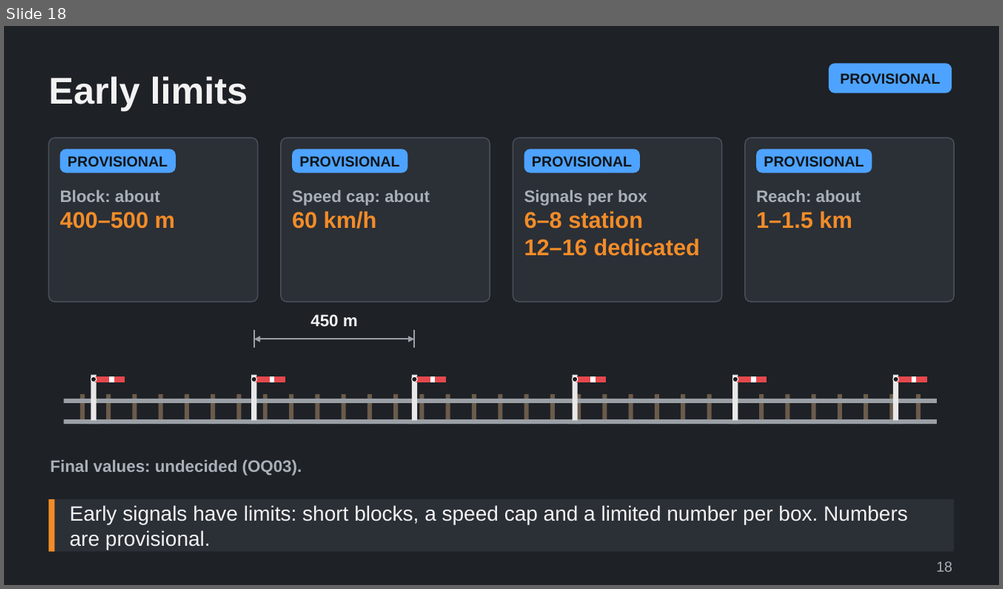
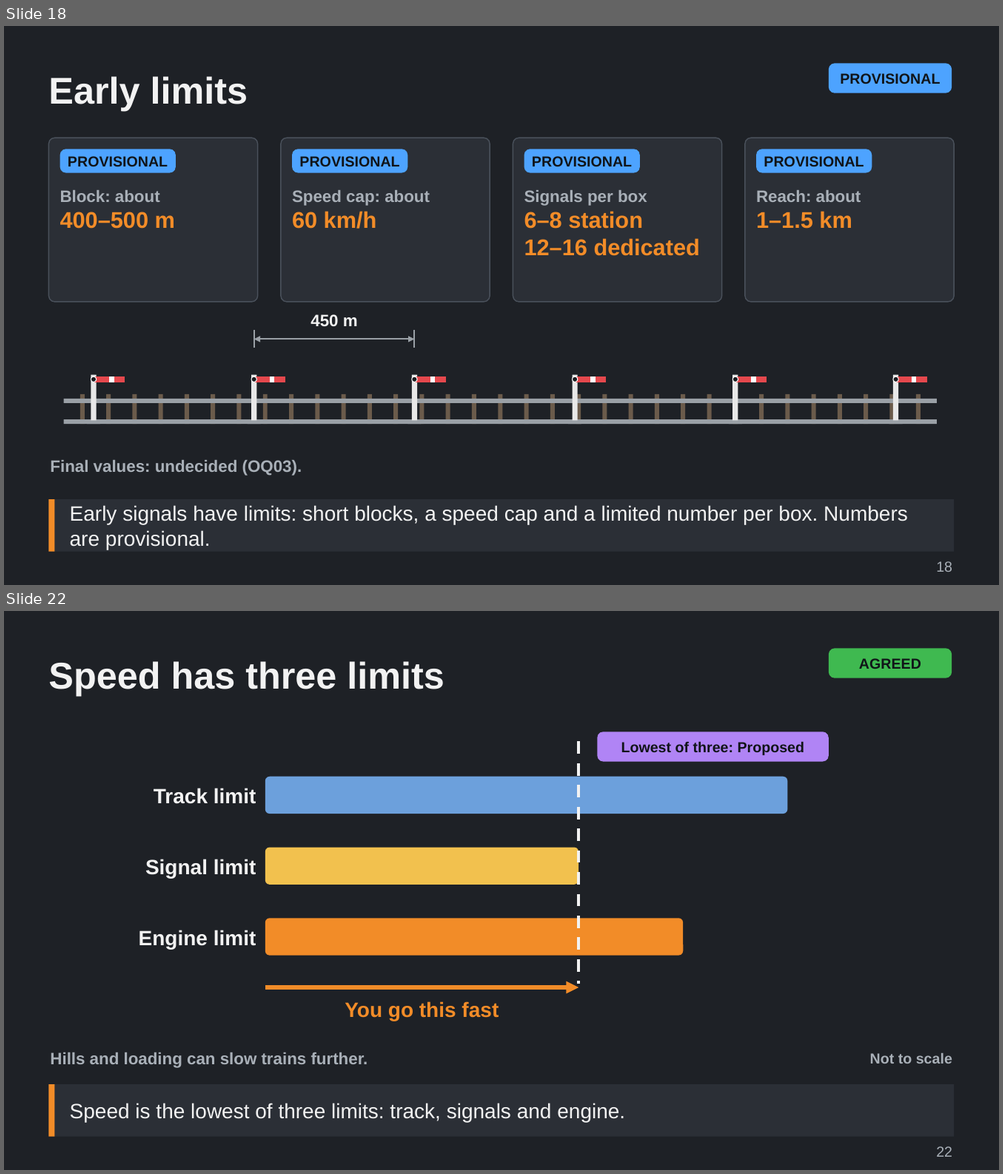
Before and after one commit to Tarenkookoo/Satisfactory---Early-Locomotion, a slide deck: Reporting/Claude Presents/Deck2_Signals/Signals_and_Signal_Boxes_Explained.pptx. Shown one above the other, each under a label of ours: slide 18 before the commit, slides 18 and 22 after it; the slides between them are not shown. The pictures are 1003x589 and 1003x1174 pixels, drawn with LibreOffice and Linux fonts; fonts in the diff are those of the drawing. Boxes give left, top, right and bottom in pixels: in the first picture for what was removed or moved away, otherwise in the second. Text is boxed around its words. In the diff, an @@ line names an element or a change of style, - is before the commit and + after.

```diff
--- a/Reporting/Claude Presents/Deck2_Signals/Signals_and_Signal_Boxes_Explained.pptx
+++ b/Reporting/Claude Presents/Deck2_Signals/Signals_and_Signal_Boxes_Explained.pptx
@@ slide 22 added at (4, 611, 999, 1170), background #1E2126 @@
@@ rounded rectangle added at (828, 648, 951, 678), fill #3FB950, 14 pt, text #101418, bold @@
+AGREED
@@ title added at (48, 661, 444, 696), 36 pt, text #F2F2F2, bold @@
+Speed has three limits
@@ group added at (139, 732, 828, 1022): 4 texts, 4 rounded rectangles, 1 line, 1 arrow @@
+Track limit
+Signal limit
+Engine limit
+You go this fast
+Lowest of three: Proposed
@@ text added at (50, 1053, 368, 1068), 16 pt, text #A9B0B8, bold @@
+Hills and loading can slow trains further.
@@ text added at (870, 1054, 952, 1064), 14 pt, text #A9B0B8, bold @@
+Not to scale
@@ rectangle added at (48, 1085, 954, 1137), fill #2B2F36, 20 pt, text #F2F2F2 @@
+Speed is the lowest of three limits: track, signals and engine.
@@ rectangle added at (48, 1085, 55, 1137), fill #F28C28 @@
@@ text added at (936, 1147, 952, 1157), 14 pt, text #A9B0B8 @@
+22
```
Also in this commit, not shown: 8 other slides added, 5 other files.
